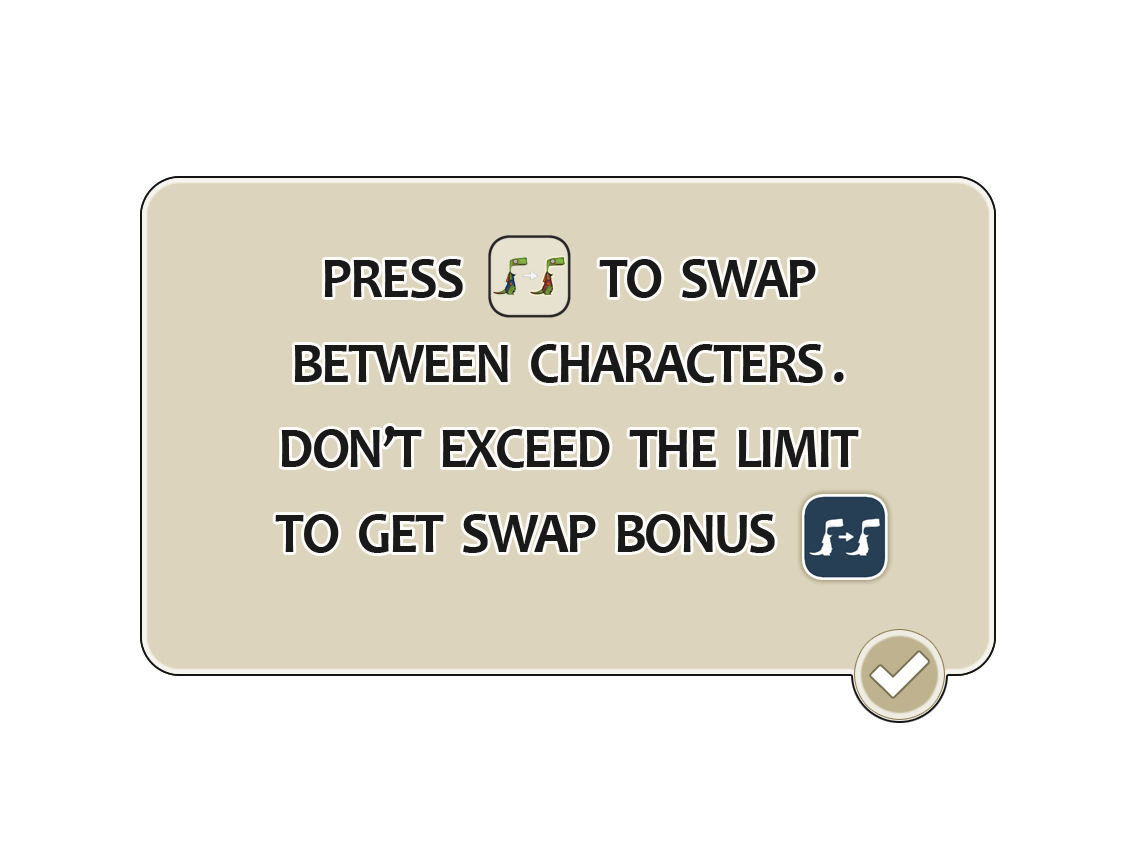
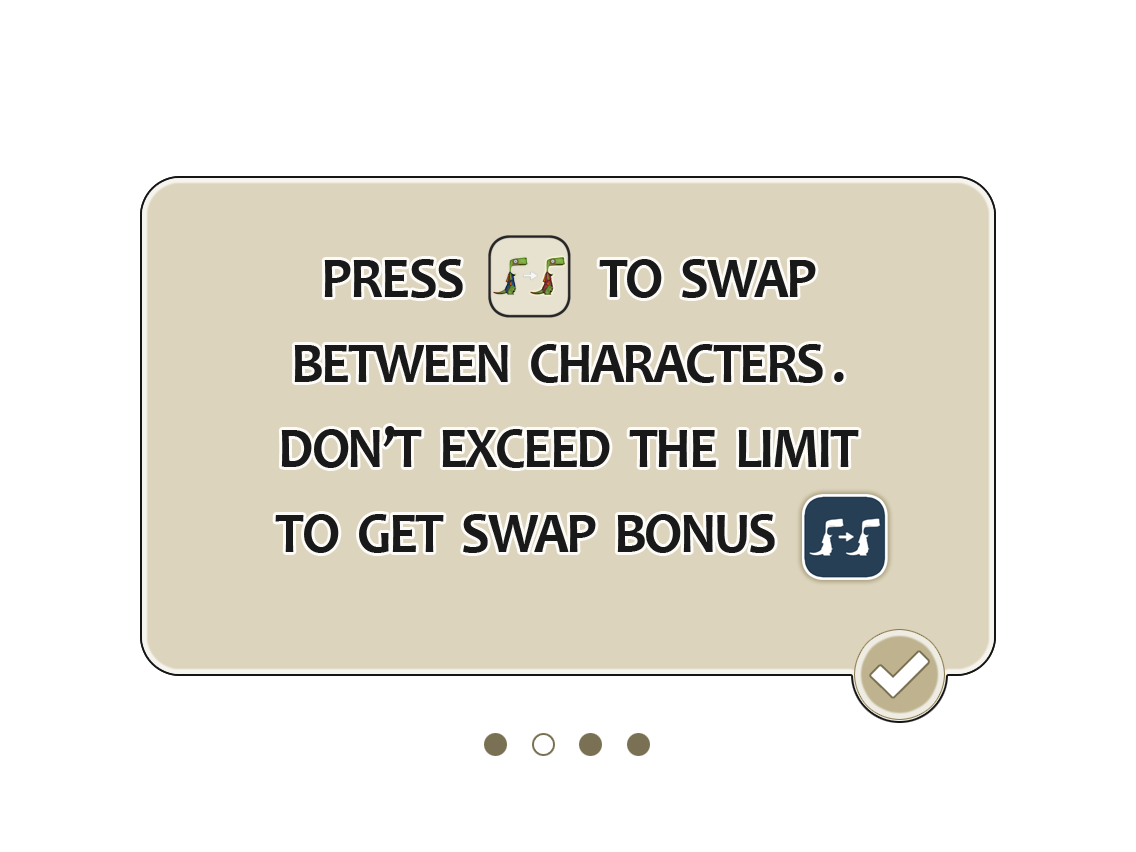
Layer changes from the first 1136 × 852 image to the second:
added group "bolas" with 4 layers above "swap bonus" over 484, 733, 650, 756
added layer "bola 4" in group "bolas" over 627, 733, 650, 756
added layer "bola 3" in group "bolas" over 579, 733, 602, 756
added layer "bola 2" in group "bolas" over 532, 733, 555, 756
added layer "bola 1" in group "bolas" over 484, 733, 507, 756
